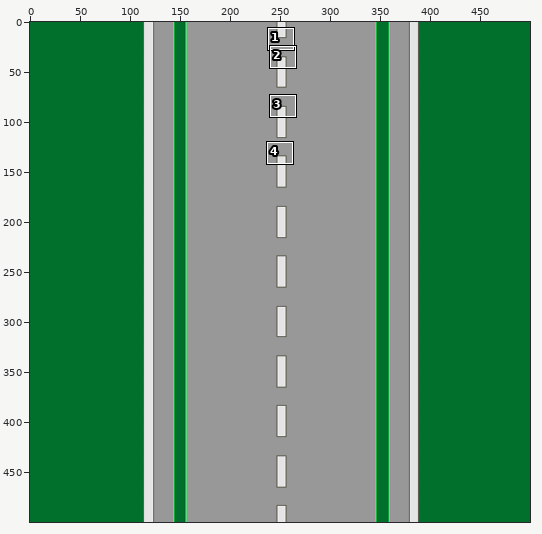
One commit to this sprite sheet: IMG/Straightb.png. The picture above shows the old version from afar; the outline marks the close-up.
Close-up. Earlier state:
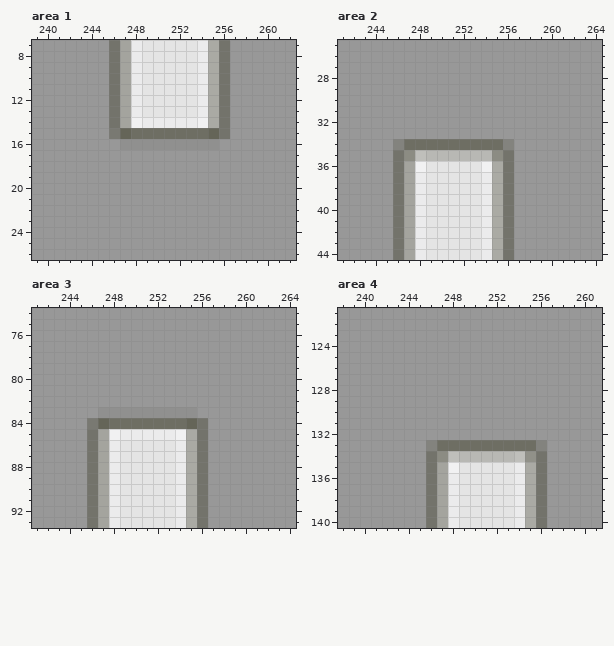
The file is 500x500 pixels. Colours within 5 levels of each other are drawn and written as one. Shown: area 1: x 239..262, y 7..26; area 2: x 241..264, y 25..44; area 3: x 241..264, y 74..93; area 4: x 238..261, y 121..140. The commit also changed other parts of the picture, which this record leaves out.
After the commit:
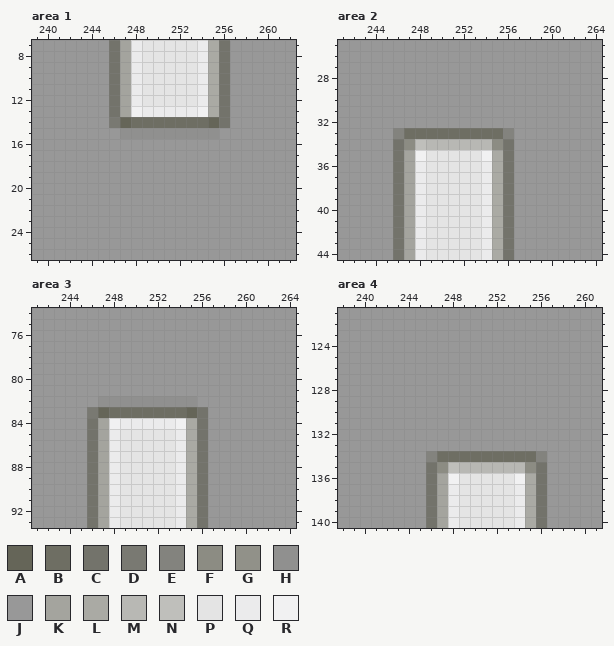
Palette (. is transparent): A #656558  B #6e6e63  C #73736b  D #797972  E #83837e  F #8c8c83  G #919189  H #90908f  J #989898  K #a4a49e  L #aaaaa4  M #b8b8b4  N #bfbfbb  P #e4e4e4  Q #ebebec  R #f1f1f2
The edit:
--- area 1
@@ x 244..258 @@
 12 JJCKQPPPPPQLCJJ
-13 JJCKQPPPPPQLCJJ
-14 JJCKRQQQQQRLCJJ
-15 JJDABBBBBBBACJJ
-16 JJJHHHHHHHHHJJJ
+13 JJCKRQQQQQRLCJJ
+14 JJDABBBBBBBACJJ
+15 JJJHHHHHHHHHJJJ
+16 JJJJJJJJJJJJJJJ
 17 JJJJJJJJJJJJJJJ
--- area 2
@@ x 244..258 @@
 32 JJJJJJJJJJJJJJJ
-33 JJJJJJJJJJJJJJJ
-34 JJEBBBBBBBBBEJJ
-35 JJCFNMMMMMMFCJJ
-36 JJCKRPPPPPRLCJJ
+33 JJEBBBBBBBBBEJJ
+34 JJCFNMMMMMMFCJJ
+35 JJCKRPPPPPRLCJJ
+36 JJCKQPPPPPQLCJJ
 37 JJCKQPPPPPQLCJJ
--- area 3
@@ x 244..258 @@
 81 JJJJJJJJJJJJJJJ
-82 JJJJJJJJJJJJJJJ
-83 JJJHHHHHHHHHJJJ
-84 JJDABBBBBBBACJJ
-85 JJCKRQQQQQRLCJJ
+82 JJJHHHHHHHHHJJJ
+83 JJDABBBBBBBACJJ
+84 JJCKRQQQQQRLCJJ
+85 JJCKQPPPPPQLCJJ
 86 JJCKQPPPPPQLCJJ
--- area 4
@@ x 244..258 @@
 132 JJJJJJJJJJJJJJJ
-133 JJEBBBBBBBBBEJJ
-134 JJCFNMMMMMNGCJJ
-135 JJCKRPPPPPQLCJJ
-136 JJCKQPPPPPQLCJJ
+133 JJJJJJJJJJJJJJJ
+134 JJEBBBBBBBBBEJJ
+135 JJCFNMMMMMMFCJJ
+136 JJCKRPPPPPRLCJJ
 137 JJCKQPPPPPQLCJJ
Boxes around the changes in both close-ups, in picture pixels (x1, y1, x2, y2):
changed: (109, 106, 230, 150)
changed: (393, 128, 514, 172)
changed: (87, 396, 208, 440)
changed: (426, 440, 547, 484)
